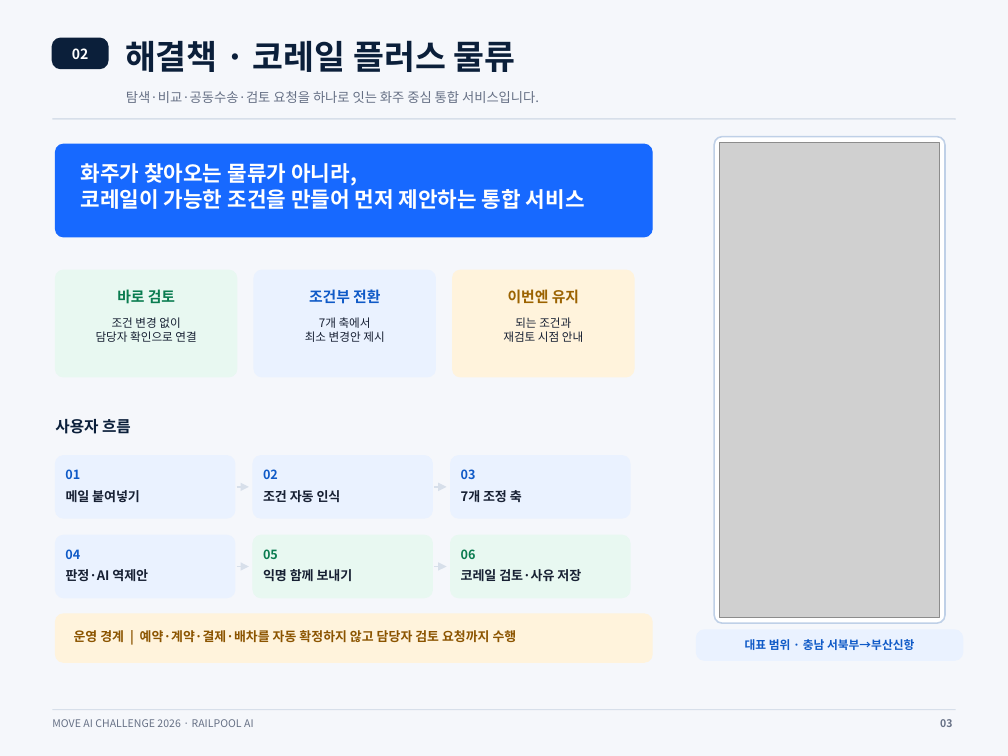
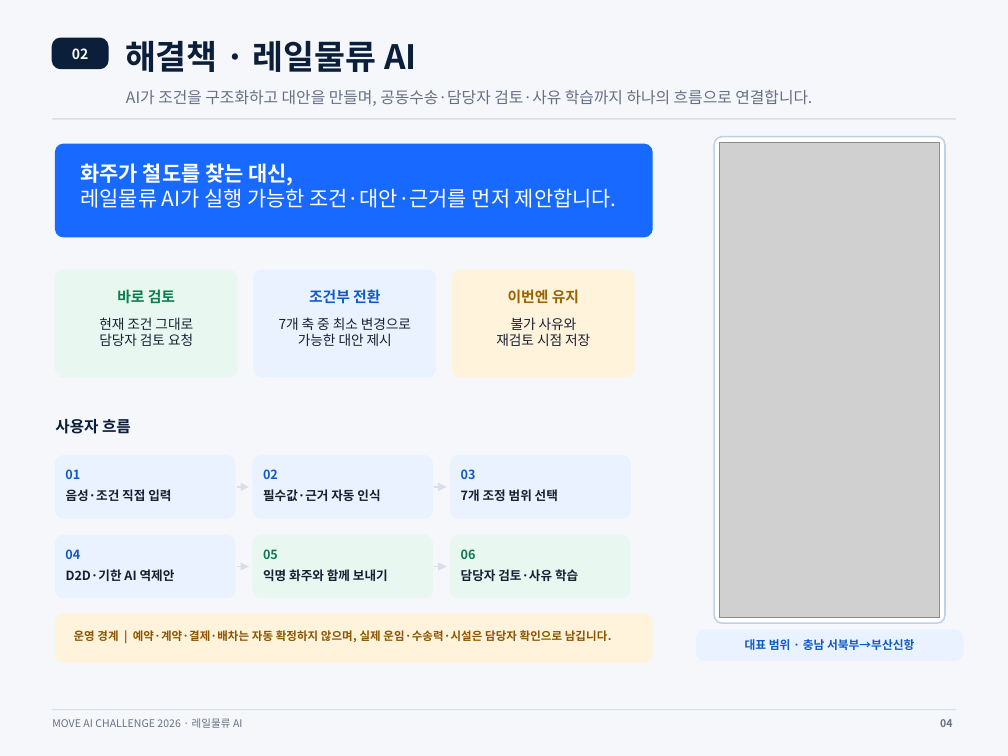
Before and after one commit to tory-win/Galaxy_Express_99, a slide deck: slide 4 of RAILPOOL_AI_최종결과보고서_RailFit내용반영본_편집본.pptx (slide 3 before the commit). Drawn at 1008x756 pixels with LibreOffice and Linux fonts; fonts in the diff are those of the drawing; grey boxes stand for pictures. Boxes give left, top, right and bottom in pixels: in the first picture for what was removed or moved away, otherwise in the second. Text is boxed around its words. In the diff, an @@ line names an element or a change of style, - is before the commit and + after.

```diff
--- a/RAILPOOL_AI_최종결과보고서_RailFit내용반영본_편집본.pptx
+++ b/RAILPOOL_AI_최종결과보고서_RailFit내용반영본_편집본.pptx
@@ text at (125, 41, 417, 72): text changed @@
-해결책 · 코레일 플러스 물류
+해결책 · 레일물류 AI
@@ text at (126, 90, 812, 106): text changed; size 9.5 to 11.2 pt @@
-탐색·비교·공동수송·검토 요청을 하나로 잇는 화주 중심 통합 서비스입니다.
+AI가 조건을 구조화하고 대안을 만들며, 공동수송·담당자 검토·사유 학습까지 하나의 흐름으로 연결합니다.
@@ text at (81, 163, 617, 208): text changed; size 15.2 to 15 pt; bold off @@
-화주가 찾아오는 물류가 아니라,
-코레일이 가능한 조건을 만들어 먼저 제안하는 통합 서비스
+화주가 철도를 찾는 대신,
+레일물류 AI가 실행 가능한 조건·대안·근거를 먼저 제안합니다.
@@ text at (99, 317, 193, 346): text changed; size 8.3 to 9.8 pt @@
-조건 변경 없이
-담당자 확인으로 연결
+현재 조건 그대로
+담당자 검토 요청
@@ text at (279, 317, 411, 346): text changed; size 8.3 to 9.8 pt @@
-7개 축에서
-최소 변경안 제시
+7개 축 중 최소 변경으로
+가능한 대안 제시
@@ text at (496, 317, 590, 346): text changed; size 8.3 to 9.8 pt @@
-되는 조건과
-재검토 시점 안내
+불가 사유와
+재검토 시점 저장
@@ text at (66, 489, 171, 501): text changed; size 9.3 to 9 pt @@
-메일 붙여넣기
+음성·조건 직접 입력
@@ text at (263, 489, 380, 501): text changed; size 9.3 to 9 pt @@
-조건 자동 인식
+필수값·근거 자동 인식
@@ text at (461, 489, 558, 501): text changed; size 9.3 to 9 pt @@
-7개 조정 축
+7개 조정 범위 선택
@@ text at (66, 569, 175, 581): text changed; size 9.3 to 9 pt @@
-판정·AI 역제안
+D2D·기한 AI 역제안
@@ text at (263, 569, 388, 581): text changed; size 9.3 to 9 pt @@
-익명 함께 보내기
+익명 화주와 함께 보내기
@@ text at (461, 569, 578, 581): text changed; size 9.3 to 9 pt @@
-코레일 검토·사유 저장
+담당자 검토·사유 학습
@@ text at (74, 630, 612, 642): text changed; size 9.2 to 8.2 pt @@
-운영 경계 | 예약·계약·결제·배차를 자동 확정하지 않고 담당자 검토 요청까지 수행
+운영 경계 | 예약·계약·결제·배차는 자동 확정하지 않으며, 실제 운임·수송력·시설은 담당자 확인으로 남깁니다.
@@ text at (52, 718, 243, 728): text changed @@
-MOVE AI CHALLENGE 2026 · RAILPOOL AI
+MOVE AI CHALLENGE 2026 · 레일물류 AI
@@ text at (940, 719, 952, 727): text changed @@
-03
+04
```
Also in this commit, not shown: 10 other slides changed, 1 slide added, 1 other file.
